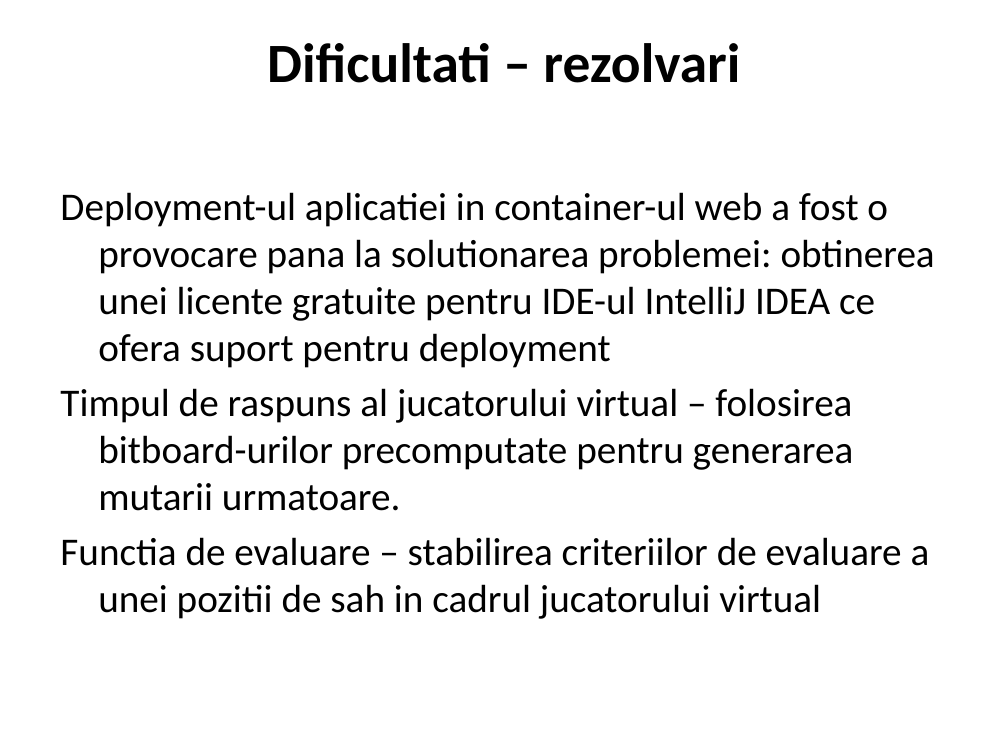
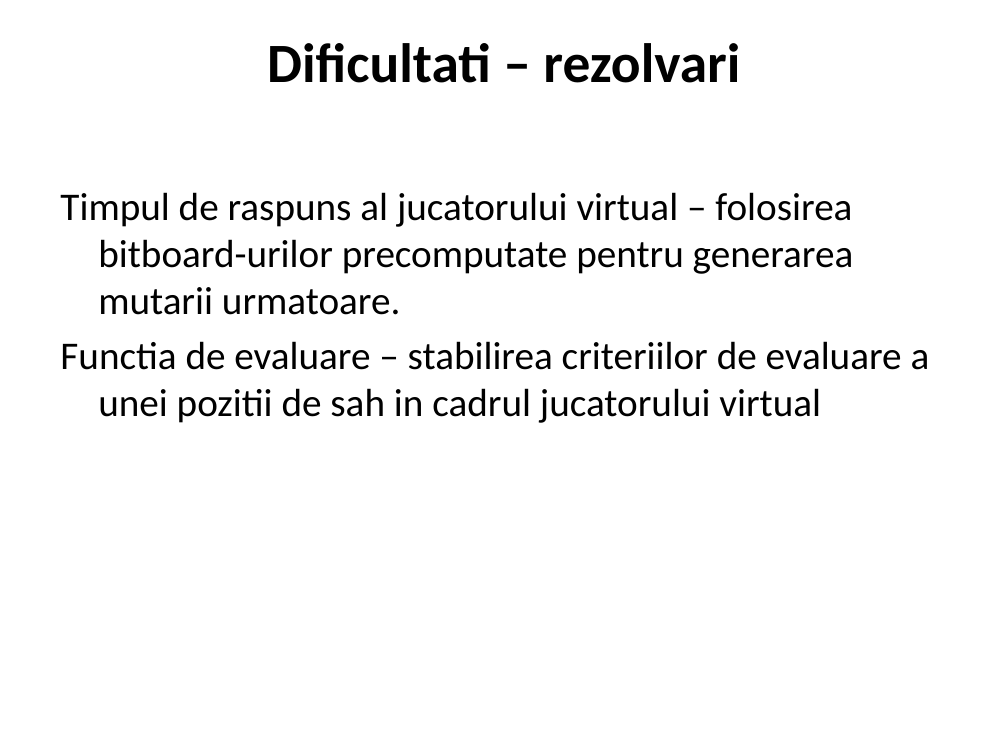
Before and after one commit to davidbalazs/chessEngine-documentation, a slide deck: slide 22 of Documentation written by me/Documente facute pentru facultate/SI_prezentare_finala.pptx. Drawn at 1008x756 pixels with LibreOffice and Linux fonts; fonts in the diff are those of the drawing; background and template pictures are left out. Boxes give left, top, right and bottom in pixels: in the first picture for what was removed or moved away, otherwise in the second. Text is boxed around its words. In the diff, an @@ line names an element or a change of style, - is before the commit and + after.

Commit message:
updated presentation

```diff
--- a/Documentation written by me/Documente facute pentru facultate/SI_prezentare_finala.pptx
+++ b/Documentation written by me/Documente facute pentru facultate/SI_prezentare_finala.pptx
@@ text at (60,192,935,368): paragraph removed @@
-Deployment-ul aplicatiei in container-ul web a fost o provocare pana la solutionarea problemei: obtinerea unei licente gratuite pentru IDE-ul IntelliJ IDEA ce ofera suport pentru deployment
```
Also in this commit, not shown: 8 other slides changed, 2 slides removed, 9 other files.
